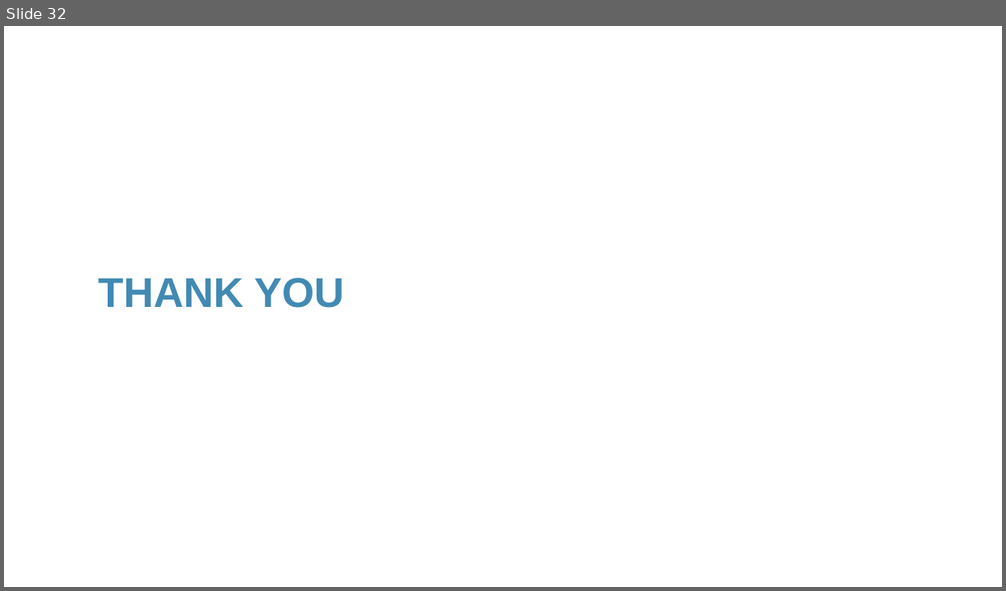
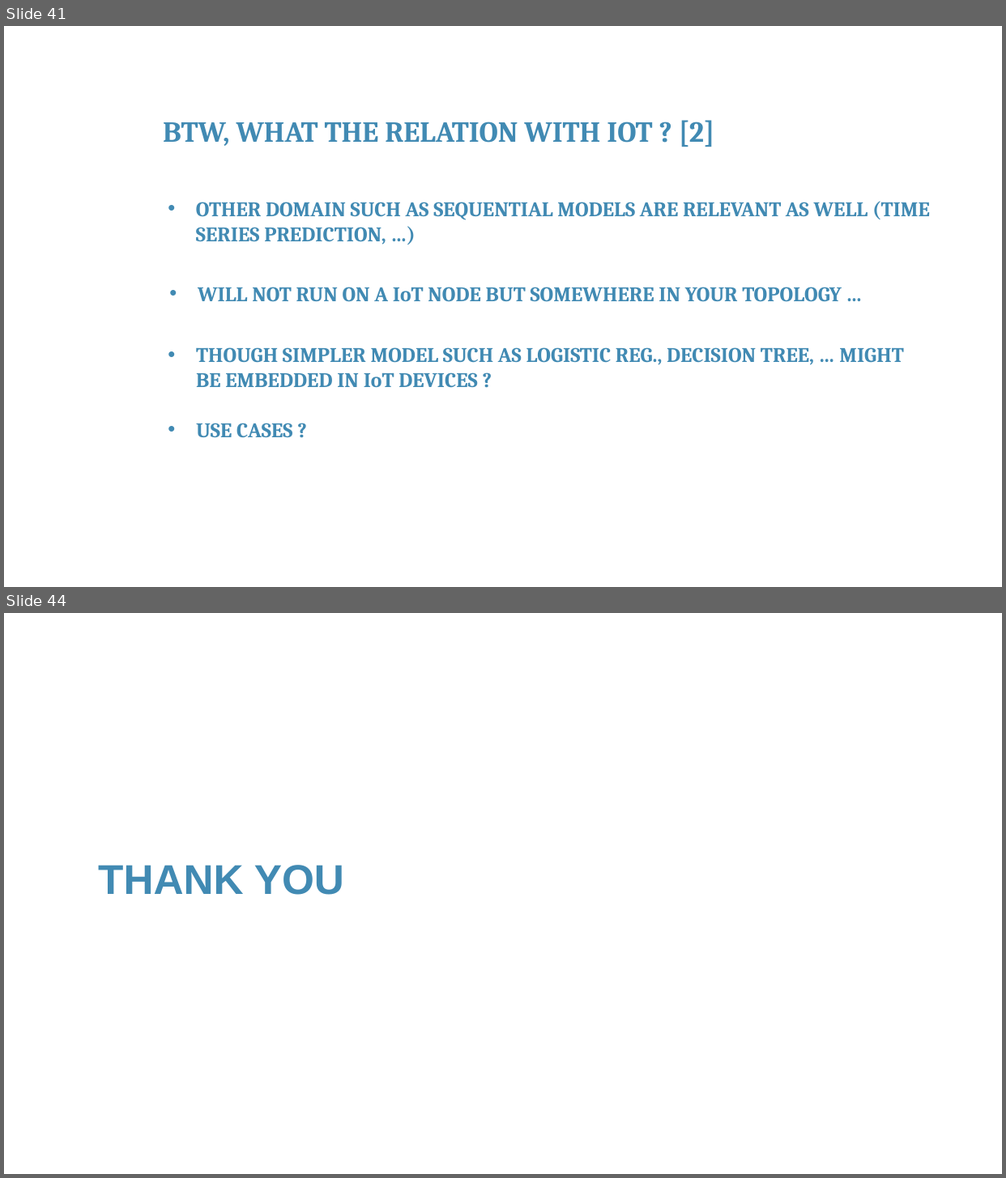
Before and after one commit to franckalbinet/iot-nbtc-itu, a slide deck: presentations/session-14-machine-learning.pptx. Shown one above the other, each under a label of ours: slide 32 before the commit, slides 41 and 44 after it; the slides between them are not shown. The pictures are 1006x591 and 1006x1178 pixels, drawn with LibreOffice and Linux fonts; fonts in the diff are those of the drawing; background and template pictures are left out. Boxes give left, top, right and bottom in pixels: in the first picture for what was removed or moved away, otherwise in the second. Text is boxed around its words. In the diff, an @@ line names an element or a change of style, - is before the commit and + after.

```diff
--- a/presentations/session-14-machine-learning.pptx
+++ b/presentations/session-14-machine-learning.pptx
@@ slide 41 added at <box>4,26,1002,587</box>, background #FFFFFF @@
@@ text added at <box>163,120,715,147</box>, 28 pt, text #418AB3, bold @@
+BTW, WHAT THE RELATION WITH IOT ? [2]
@@ text added at <box>196,201,930,245</box>, 20 pt, text #418AB3, bold @@
+• OTHER DOMAIN SUCH AS SEQUENTIAL MODELS ARE RELEVANT AS WELL (TIME SERIES PREDICTION, …)
@@ text added at <box>198,287,842,302</box>, 20 pt, text #418AB3, bold @@
+• WILL NOT RUN ON A IoT NODE BUT SOMEWHERE IN YOUR TOPOLOGY …
@@ text added at <box>196,348,904,438</box>, 20 pt, text #418AB3, bold @@
+• THOUGH SIMPLER MODEL SUCH AS LOGISTIC REG., DECISION TREE, … MIGHT
+  BE EMBEDDED IN IoT DEVICES ?
+• USE CASES ?
@@ what was slide 32 is now slide 44 @@
```
Also in this commit, not shown: 1 slide changed, 40 other slides added, 29 slides removed.
